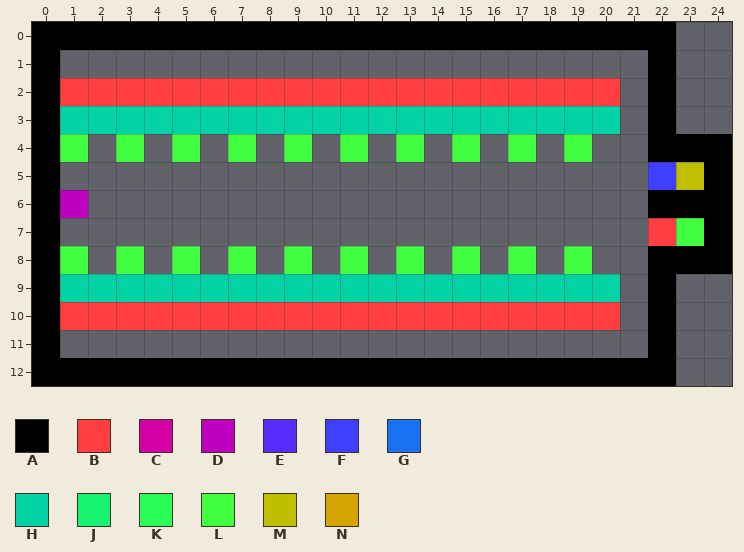
Tiled map: maps/World1/map7.tmx. The picture above was drawn from the file before the commit.
Cells are 32x32 px. Shown: x 0..24, y 0..12. The old version is drawn lined up with the new one.
Key: from "basic": A 10 "Wall", B 11 "001", C 15 "005", D 16 "006", E 20 "010", F 21 "011", G 23 "013", H 27 "017", J 29 "019", K 30 "020", L 31 "021", M 36 "026", N 37 "027".
_ is an empty cell.
Objects are placed by their top-left corner, in cells (3,4 is the top-left corner of cell 3,4); size is 1x1 cell unless given.
Layer "tiles" before, first column x 0:
 0 AAAAAAAAAAAAAAAAAAAAAAA__
 1 A_____________________A__
 2 ABBBBBBBBBBBBBBBBBBBB_A__
 3 AGGGGGGGGGGGGGGGGGGGG_A__
 4 AK_K_K_K_K_K_K_K_K_K__AAA
 5 A_____________________ENA
 6 AC____________________AAA
 7 A_____________________BJA
 8 AK_K_K_K_K_K_K_K_K_K__AAA
 9 AGGGGGGGGGGGGGGGGGGGG_A__
10 ABBBBBBBBBBBBBBBBBBBB_A__
11 A_____________________A__
12 AAAAAAAAAAAAAAAAAAAAAAA__
Once edited:
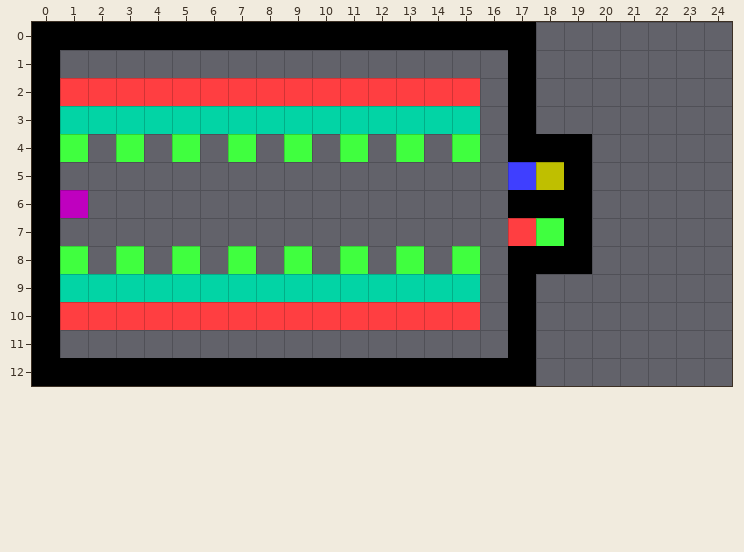
The edit:
map size 25x13 -> 20x13 cells
Layer "tiles":
Tile A replaces tile B in row 2 at x 17; in row 10 at x 17.
Tile A replaces tile G in row 3 at x 17; in row 9 at x 17.
Tile A replaces tile K in row 4 at x 17 and 19; in row 8 at x 17 and 19.
Tile A is added in row 1 at x 17; in row 4 at x 18; in row 5 at x 19; in row 6 at x 17 to 19; in row 7 at x 19; in row 8 at x 18.
Tile A is added in row 11 at x 17.
Tile B is added in row 7 at x 17.
Tile E is added in row 5 at x 17.
Tile J is added in row 7 at x 18.
Tile N is added in row 5 at x 18.
Tile A is gone in row 0 at x 18 to 22; in rows 1 to 3 at x 22; in row 4 at x 22 to 24; in row 5 at x 24; in row 6 at x 22 to 24; in row 7 at x 24.
Tile A is gone in row 8 at x 22 to 24; in rows 9 to 11 at x 22; in row 12 at x 18 to 22.
Tile B is gone in row 2 at x 16 and 18 to 20; in row 7 at x 22; in row 10 at x 16 and 18 to 20.
Tile E is gone in row 5 at x 22.
Tile G is gone in row 3 at x 16 and 18 to 20; in row 9 at x 16 and 18 to 20.
Tile J is gone in row 7 at x 23.
Tile N is gone in row 5 at x 23.
Layer "objects":
Object M "Flag" at 23,5 becomes M "Flag" at 18,5.
Object F "2" at 22,5 becomes F "2" at 17,5.
Object L "toggle 'unpassable' to 2" at 23,7 becomes L "toggle 'unpassable' to 2" at 18,7.
Object B "S41" at 22,7 becomes B "S41" at 17,7.
Object B "S16" at 16,2 is removed.
Object B "S17" at 17,2 is removed.
Object B "S18" at 18,2 is removed.
Object B "S19" at 19,2 is removed.
Object B "S20" at 20,2 is removed.
Object H "glass" at 16,3 is removed.
Object H "glass" at 17,3 is removed.
Object H "glass" at 18,3 is removed.
Object H "glass" at 19,3 is removed.
Object H "glass" at 20,3 is removed.
Object L "toggle 'kills' to S11" at 17,4 is removed.
Object L "toggle 'kills' to S38" at 19,4 is removed.
Object L "toggle 'kills' to S2" at 19,8 is removed.
Object L "toggle 'kills' to S26" at 17,8 is removed.
Object H "glass" at 16,9 is removed.
Object H "glass" at 17,9 is removed.
Object H "glass" at 18,9 is removed.
Object H "glass" at 19,9 is removed.
Object H "glass" at 20,9 is removed.
Object B "S36" at 16,10 is removed.
Object B "S37" at 17,10 is removed.
Object B "S38" at 18,10 is removed.
Object B "S39" at 19,10 is removed.
Object B "S40" at 20,10 is removed.
Where, in picture pixels (left, top, right, bottom), the same in both pictures:
changed: (480, 22, 732, 386)
